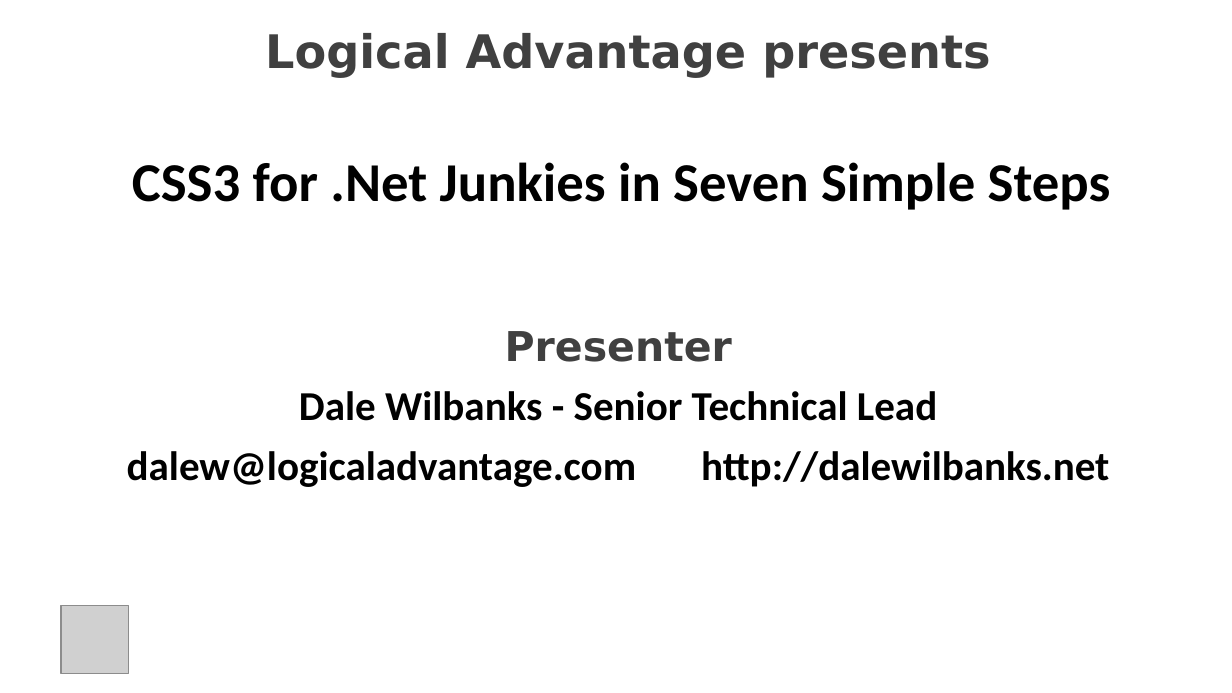
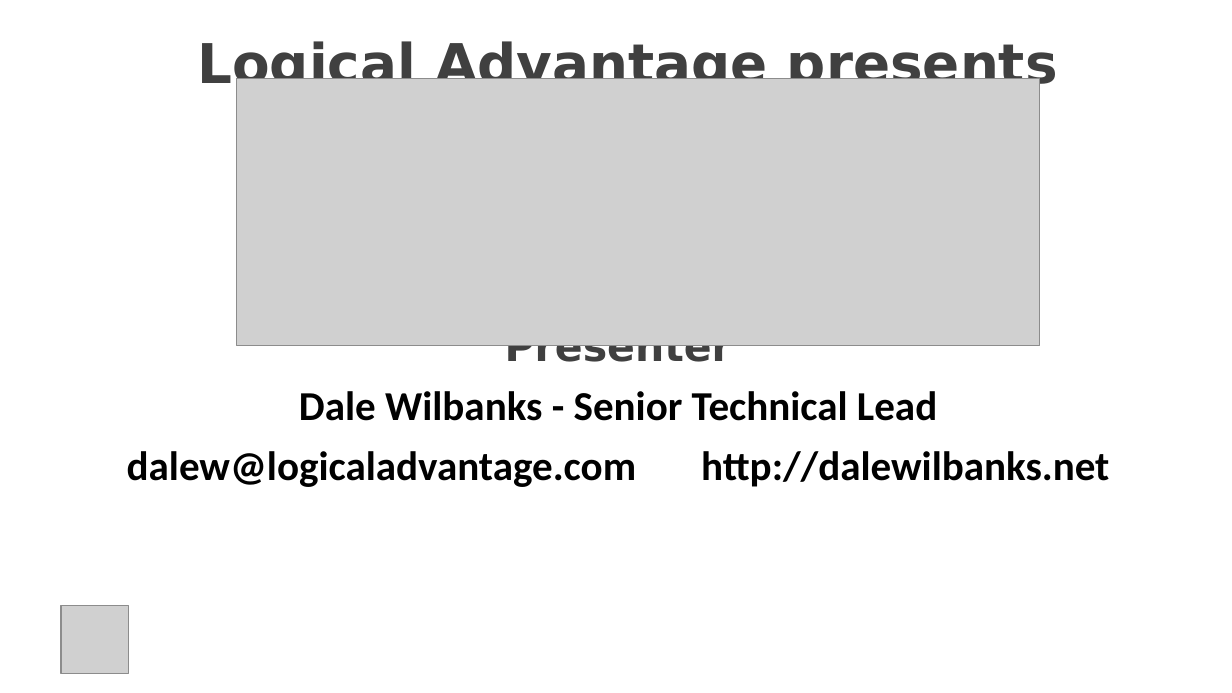
Before and after one commit to dalewilbanks/dalewilbanks.net, a slide deck: slide 2 of CSS3/0-Intro/CSS3 for .Net Junkies in 7 Steps.ppt. Drawn at 1232x693 pixels with LibreOffice and Linux fonts; fonts in the diff are those of the drawing; grey boxes stand for pictures; background and template pictures are left out. Boxes give left, top, right and bottom in pixels: in the first picture for what was removed or moved away, otherwise in the second. Text is boxed around its words. In the diff, an @@ line names an element or a change of style, - is before the commit and + after.

```diff
--- a/CSS3/0-Intro/CSS3 for .Net Junkies in 7 Steps.ppt
+++ b/CSS3/0-Intro/CSS3 for .Net Junkies in 7 Steps.ppt
@@ text "Logical Advantage presents" at <box>197,39,1058,95</box>: size 27 to 32 pt; line spacing 0.9 to 1; more space between paragraphs @@
@@ picture added at <box>237,79,1040,346</box> @@
@@ text at <box>132,162,1111,210</box>: paragraph removed @@
-CSS3 for .Net Junkies in Seven Simple Steps
```
Also in this commit, not shown: 5 other files.
